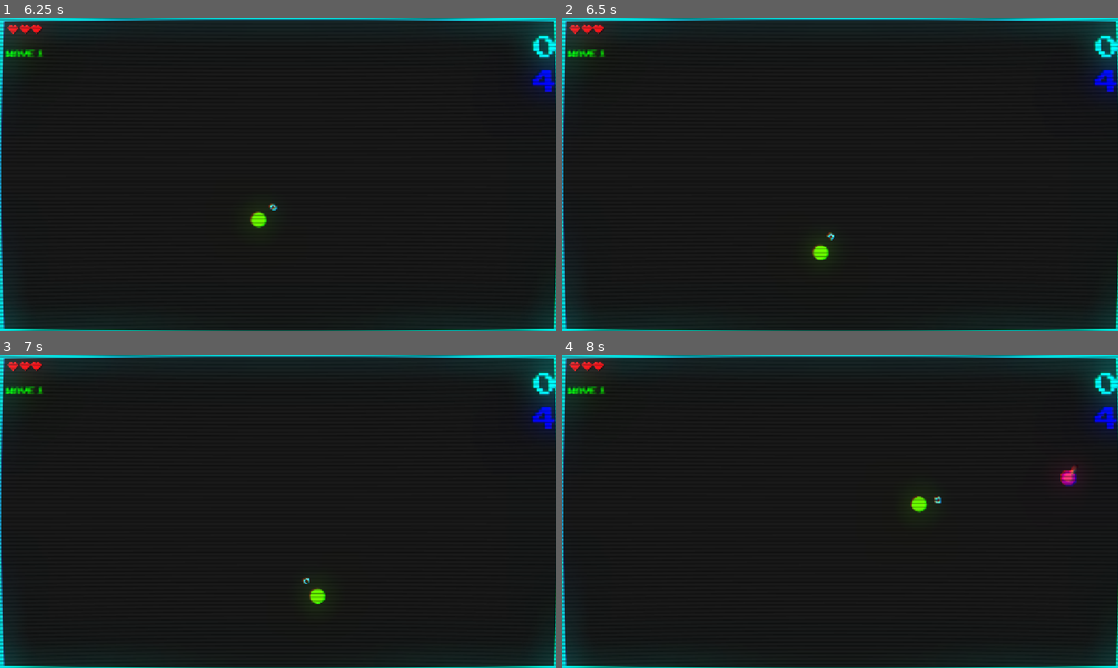
Above: before the commit, frames 1-4 (two rows, left to right).
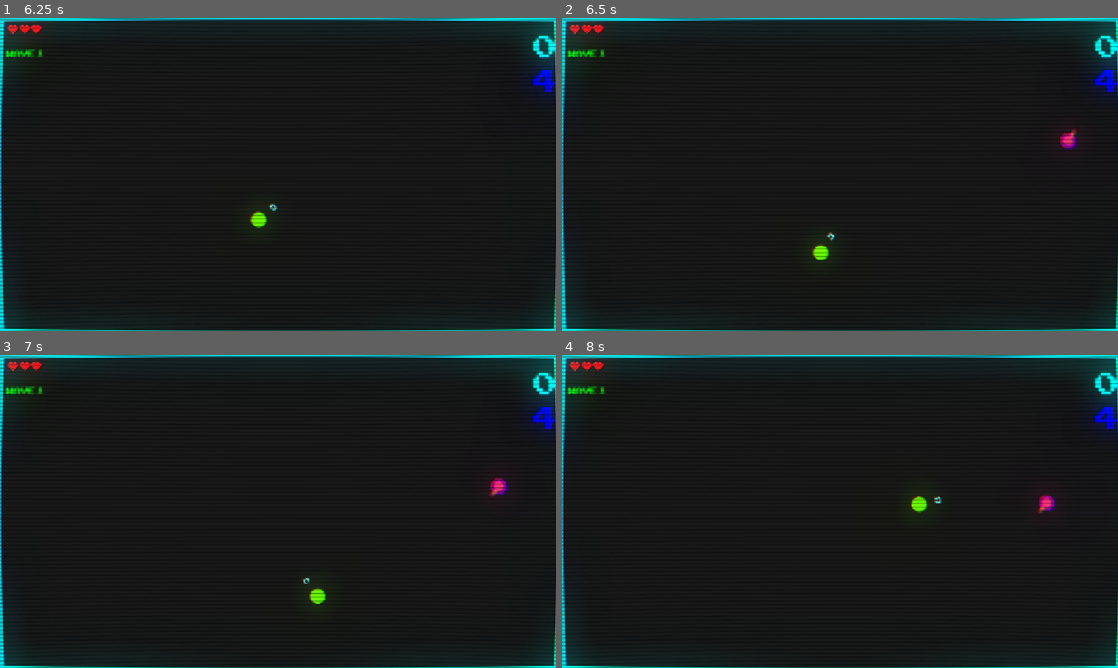
Above: after the commit, the same moments.

Repository: ktosox/GWJ80
Game: Godot game, scene res://level/home.tscn
Two runs of this game, one before a commit and one after it. Both use one fixed random seed, a clock stepped at 60 frames per second and the inputs below.
Inputs (mouse positions are in pixels of both pictures, inside the frame that each line leads up to):
- Up to frame 1 (6.25 s): click "Play" at 0.5 s; tap Enter (tutorial_exit) at 1.25 s; move the mouse to (400, 158) at 1.27 s; press the mouse at (400, 158) at 1.28 s; hold D (right) 1.28-2.03 s; move the mouse to (166, 190) at 2.02 s; release the mouse at (166, 190) at 2.03 s; hold Down (down) 2.03-2.78 s; click (166, 190) at 2.1 s; move the mouse to (333, 105) at 2.77 s; press the mouse at (333, 105) at 2.78 s; hold D (right) 2.78-3.53 s; move the mouse to (250, 237) at 3.52 s; release the mouse at (250, 237) at 3.53 s; hold W (up) 3.53-4.28 s; click (250, 237) at 3.6 s; move the mouse to (444, 221) at 4.27 s; press the mouse at (444, 221) at 4.28 s; hold A (left) 4.28-5.78 s; move the mouse to (111, 127) at 5.02 s; release the mouse at (111, 127) at 5.03 s; click (111, 127) at 5.1 s; move the mouse to (305, 174) at 5.77 s; press the mouse at (305, 174) at 5.78 s; hold Down (down) from 5.78 s (still down)
- Up to frame 2 (6.5 s): keep holding Down (down)
- Up to frame 3 (7 s): move the mouse to (194, 433) at 6.52 s; release Down (down) at 6.53 s; release the mouse at (194, 433) at 6.53 s; hold D (right) from 6.53 s (still down); click (194, 433) at 6.6 s
- Up to frame 4 (8 s): move the mouse to (962, 495) at 7.27 s; release D (right) at 7.28 s; press the mouse at (962, 495) at 7.28 s; hold W (up) from 7.28 s (still down)

Frame 1 is identical in both runs. In frame 2, 0.2% of the frame differs, in the area x 89-93%, y 35-42%; in frame 3, 0.2%; in frame 4, 0.3%, in the area x 85-93%, y 35-51%.

Commit message:
changes to enemeis most balancing
also amde grabby a bit more forigving

Diff:
--- a/Game/enemy/enemy_spawner.gd
+++ b/Game/enemy/enemy_spawner.gd
@@ -21,7 +21,27 @@
 		#random_enemy = randi_range(0, 2)
 	#
 	#get_enemy(random_enemy, spawn_pick_up)
-	var chosen_enemy_package = all_enemy_packages[min(max(0,wave-2+randi()%2), 3)]
+	var random_from_wave = 0
+	var map_wave_to_enemy = {
+		1: [0],
+		2: [0,1,1],
+		3: [2,2,1],
+		4: [3,3,0,0],
+		5: [3,3,1,2],
+		6: [4,4,0,1],
+		7: [4,4,1,2],
+		8: [4,4,4,3,3]
+
+	}
+	if map_wave_to_enemy.has(wave):
+
+		random_from_wave = map_wave_to_enemy[wave][randi()%map_wave_to_enemy[wave].size()]
+		print("random_from_wave: ",random_from_wave,", map_wave_to_enemy[wave]: ",map_wave_to_enemy[wave])
+	else:
+
+		random_from_wave = randi()%all_enemy_packages.size()
+
+	var chosen_enemy_package = all_enemy_packages[random_from_wave]
 	chosen_enemy_package.spawn_pick_up = spawn_pick_up
 	var new_enemy = create_enemy_from_package(chosen_enemy_package)
 	await get_tree().create_timer(0.5).timeout # give it a moment to prevent an error
--- a/Game/enemy/enemy_spawner.tscn
+++ b/Game/enemy/enemy_spawner.tscn
@@ -13,35 +13,35 @@
 script = ExtResource("2_lc7nh")
 ID = 0
 walk_speed = 50
-health = 3
+health = 1
 enemy_core = ExtResource("3_7yjef")
 spawn_pick_up = false
 walker_type = 0
 shooter_type = 0
 guns = Array[PackedScene]([ExtResource("4_sm0a0")])
-bullet_speed = 200
-attack_speed = 2.4
+bullet_speed = 180
+attack_speed = 0.65
 metadata/_custom_type_script = "uid://dgc4xuxpcq0o8"
 
-[sub_resource type="Resource" id="Resource_rc4g1"]
+[sub_resource type="Resource" id="Resource_y0occ"]
 script = ExtResource("2_lc7nh")
-ID = 1
-walk_speed = 40
+ID = 3
+walk_speed = 80
 health = 2
 enemy_core = ExtResource("3_7yjef")
 spawn_pick_up = false
 walker_type = 1
-shooter_type = 0
-guns = Array[PackedScene]([ExtResource("4_sm0a0"), ExtResource("4_sm0a0")])
-bullet_speed = 140
-attack_speed = 0.75
+shooter_type = 1
+guns = Array[PackedScene]([ExtResource("4_sm0a0")])
+bullet_speed = 190
+attack_speed = 1.4
 metadata/_custom_type_script = "uid://dgc4xuxpcq0o8"
 
 [sub_resource type="Resource" id="Resource_ri37s"]
 script = ExtResource("2_lc7nh")
 ID = 2
-walk_speed = 120
-health = 3
+walk_speed = 190
+health = 2
 enemy_core = ExtResource("3_7yjef")
 spawn_pick_up = false
 walker_type = 0
@@ -51,23 +51,37 @@
 attack_speed = 1.4
 metadata/_custom_type_script = "uid://dgc4xuxpcq0o8"
 
-[sub_resource type="Resource" id="Resource_y0occ"]
+[sub_resource type="Resource" id="Resource_rc4g1"]
 script = ExtResource("2_lc7nh")
-ID = 3
-walk_speed = 60
-health = 5
+ID = 1
+walk_speed = 30
+health = 3
 enemy_core = ExtResource("3_7yjef")
 spawn_pick_up = false
 walker_type = 1
+shooter_type = 0
+guns = Array[PackedScene]([ExtResource("4_sm0a0"), ExtResource("4_sm0a0")])
+bullet_speed = 130
+attack_speed = 0.2
+metadata/_custom_type_script = "uid://dgc4xuxpcq0o8"
+
+[sub_resource type="Resource" id="Resource_sm0a0"]
+script = ExtResource("2_lc7nh")
+ID = 0
+walk_speed = 300
+health = 4
+enemy_core = ExtResource("3_7yjef")
+spawn_pick_up = false
+walker_type = 0
 shooter_type = 1
 guns = Array[PackedScene]([ExtResource("4_sm0a0")])
-bullet_speed = 240
-attack_speed = 1.0
+bullet_speed = 360
+attack_speed = 1.2
 metadata/_custom_type_script = "uid://dgc4xuxpcq0o8"
 
 [node name="EnemySpawner" type="Node2D"]
 script = ExtResource("1_cjrnn")
-all_enemy_packages = Array[ExtResource("2_lc7nh")]([SubResource("Resource_tfkbl"), SubResource("Resource_rc4g1"), SubResource("Resource_ri37s"), SubResource("Resource_y0occ")])
+all_enemy_packages = Array[ExtResource("2_lc7nh")]([SubResource("Resource_tfkbl"), SubResource("Resource_y0occ"), SubResource("Resource_ri37s"), SubResource("Resource_rc4g1"), SubResource("Resource_sm0a0")])
 basic_enemy_scene = ExtResource("2_uihh4")
 fast_enemy_scene = ExtResource("3_mer2g")
 strong_enemy_scene = ExtResource("4_82mlf")
--- a/Game/enemy/enemy_testing_arena.gd
+++ b/Game/enemy/enemy_testing_arena.gd
@@ -1,8 +1,10 @@
 extends Node2D
 
-@export var possible_enemies : Array[EnemyPackage]
+#@export var possible_enemies : Array[EnemyPackage]
+var current = 0
 
 func _ready():
+
 	spawn_random_enemy()
 	GameManager.set_health(20)
 	pass
@@ -10,7 +12,10 @@
 
 
 func spawn_random_enemy():
-	var new_enemy = create_enemy_from_package(possible_enemies[randi()%possible_enemies.size()])
+	var rndm_enemy = 1#randi()%$EnemySpawner.all_enemy_packages.size()
+	current += 1
+	print(rndm_enemy)
+	var new_enemy = $EnemySpawner.create_enemy_from_package($EnemySpawner.all_enemy_packages[rndm_enemy])
 	await get_tree().create_timer(0.5).timeout
 	new_enemy.global_position = $SpawnPoint.global_position
 	add_child(new_enemy)
--- a/Game/enemy/enemy_testing_arena.tscn
+++ b/Game/enemy/enemy_testing_arena.tscn
@@ -1,59 +1,16 @@
-[gd_scene load_steps=9 format=3 uid="uid://c3mwtk3b6sd6a"]
+[gd_scene load_steps=4 format=3 uid="uid://c3mwtk3b6sd6a"]
 
 [ext_resource type="PackedScene" uid="uid://d5145be76quu" path="res://player/player.tscn" id="1_727aj"]
 [ext_resource type="Script" uid="uid://byfx461rtc2qi" path="res://enemy/enemy_testing_arena.gd" id="1_o4all"]
-[ext_resource type="Script" uid="uid://dgc4xuxpcq0o8" path="res://enemy/enemy_package.gd" id="2_25moa"]
-[ext_resource type="PackedScene" uid="uid://lifkfy1d37r0" path="res://enemy/single_gun.tscn" id="3_6o5hp"]
-[ext_resource type="PackedScene" uid="uid://d27f70diafnal" path="res://enemy/enemy_core.tscn" id="3_r4ucg"]
-
-[sub_resource type="Resource" id="Resource_r4ucg"]
-script = ExtResource("2_25moa")
-ID = 0
-walk_speed = 50
-health = 3
-enemy_core = ExtResource("3_r4ucg")
-spawn_pick_up = false
-walker_type = 0
-shooter_type = 0
-guns = Array[PackedScene]([ExtResource("3_6o5hp"), ExtResource("3_6o5hp")])
-bullet_speed = 60
-attack_speed = 1.0
-metadata/_custom_type_script = "uid://dgc4xuxpcq0o8"
-
-[sub_resource type="Resource" id="Resource_i4l8q"]
-script = ExtResource("2_25moa")
-ID = 0
-walk_speed = 90
-health = 3
-enemy_core = ExtResource("3_r4ucg")
-spawn_pick_up = false
-walker_type = 1
-shooter_type = 0
-guns = Array[PackedScene]([ExtResource("3_6o5hp")])
-bullet_speed = 60
-attack_speed = 1.0
-metadata/_custom_type_script = "uid://dgc4xuxpcq0o8"
-
-[sub_resource type="Resource" id="Resource_25moa"]
-script = ExtResource("2_25moa")
-ID = 0
-walk_speed = 120
-health = 3
-enemy_core = ExtResource("3_r4ucg")
-spawn_pick_up = false
-walker_type = 0
-shooter_type = 1
-guns = Array[PackedScene]([ExtResource("3_6o5hp")])
-bullet_speed = 60
-attack_speed = 2.0
-metadata/_custom_type_script = "uid://dgc4xuxpcq0o8"
+[ext_resource type="PackedScene" uid="uid://pxm57lm46875" path="res://enemy/enemy_spawner.tscn" id="3_o4all"]
 
 [node name="EnemyTestingArena" type="Node2D"]
 script = ExtResource("1_o4all")
-possible_enemies = Array[ExtResource("2_25moa")]([SubResource("Resource_r4ucg"), SubResource("Resource_i4l8q"), SubResource("Resource_25moa")])
 
 [node name="Player" parent="." instance=ExtResource("1_727aj")]
 position = Vector2(370, 220)
+
+[node name="EnemySpawner" parent="." instance=ExtResource("3_o4all")]
 
 [node name="StaticBody2D" type="StaticBody2D" parent="."]
 collision_layer = 8
--- a/Game/enemy/walker/followy_walker.tscn
+++ b/Game/enemy/walker/followy_walker.tscn
@@ -6,10 +6,10 @@
 [sub_resource type="CircleShape2D" id="CircleShape2D_5ahg8"]
 
 [sub_resource type="CircleShape2D" id="CircleShape2D_du3xm"]
-radius = 190.0
+radius = 242.019
 
 [sub_resource type="CircleShape2D" id="CircleShape2D_slthc"]
-radius = 80.0
+radius = 142.056
 
 [node name="FollowyWalker" type="RigidBody2D"]
 collision_layer = 4
--- a/Game/level/test_level.tscn
+++ b/Game/level/test_level.tscn
@@ -67,11 +67,11 @@
 [node name="UI" parent="." instance=ExtResource("4_owtjd")]
 
 [node name="wave_timer" type="Timer" parent="."]
-wait_time = 22.0
+wait_time = 27.0
 autostart = true
 
 [node name="spawn_timer" type="Timer" parent="."]
-wait_time = 6.0
+wait_time = 4.5
 autostart = true
 
 [node name="FixedSquare" type="Sprite2D" parent="."]
--- a/Game/player/grabby_player_gun.tscn
+++ b/Game/player/grabby_player_gun.tscn
@@ -68,7 +68,7 @@
 radius = 32.0
 
 [sub_resource type="CircleShape2D" id="CircleShape2D_ts3df"]
-radius = 6.0
+radius = 8.0
 
 [node name="GrabbyPlayerGun" type="Node2D"]
 script = ExtResource("1_ts3df")
Not shown: 1 places in Game/enemy/enemy_spawner.tscn that only renumber resources
